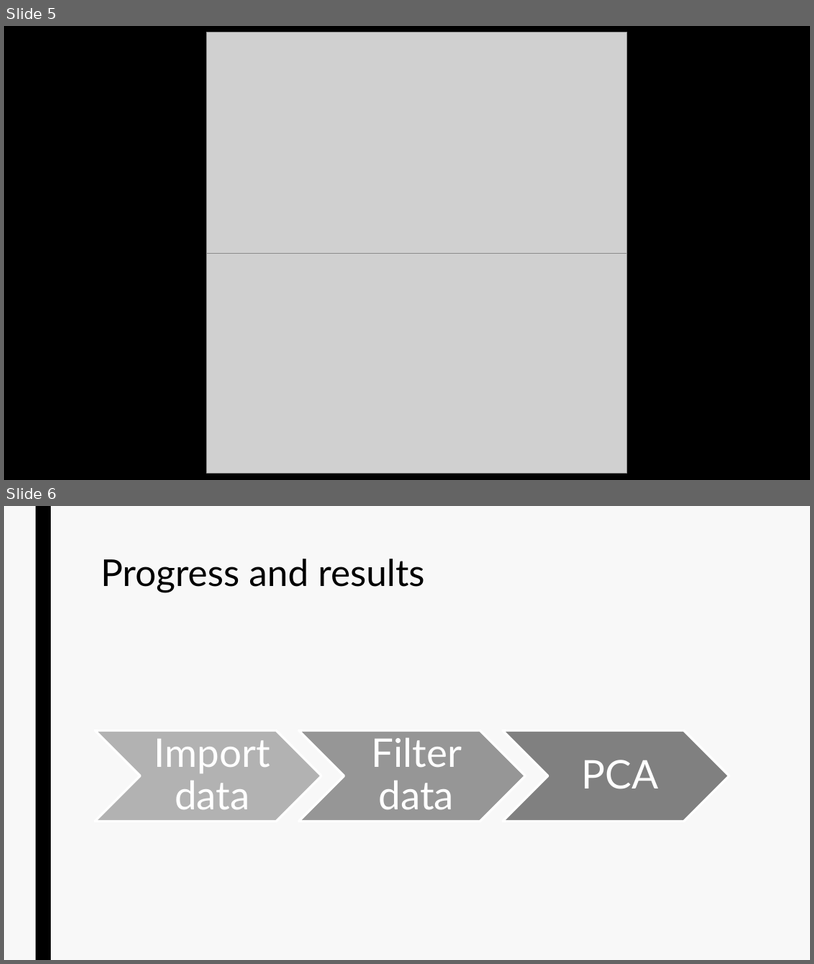
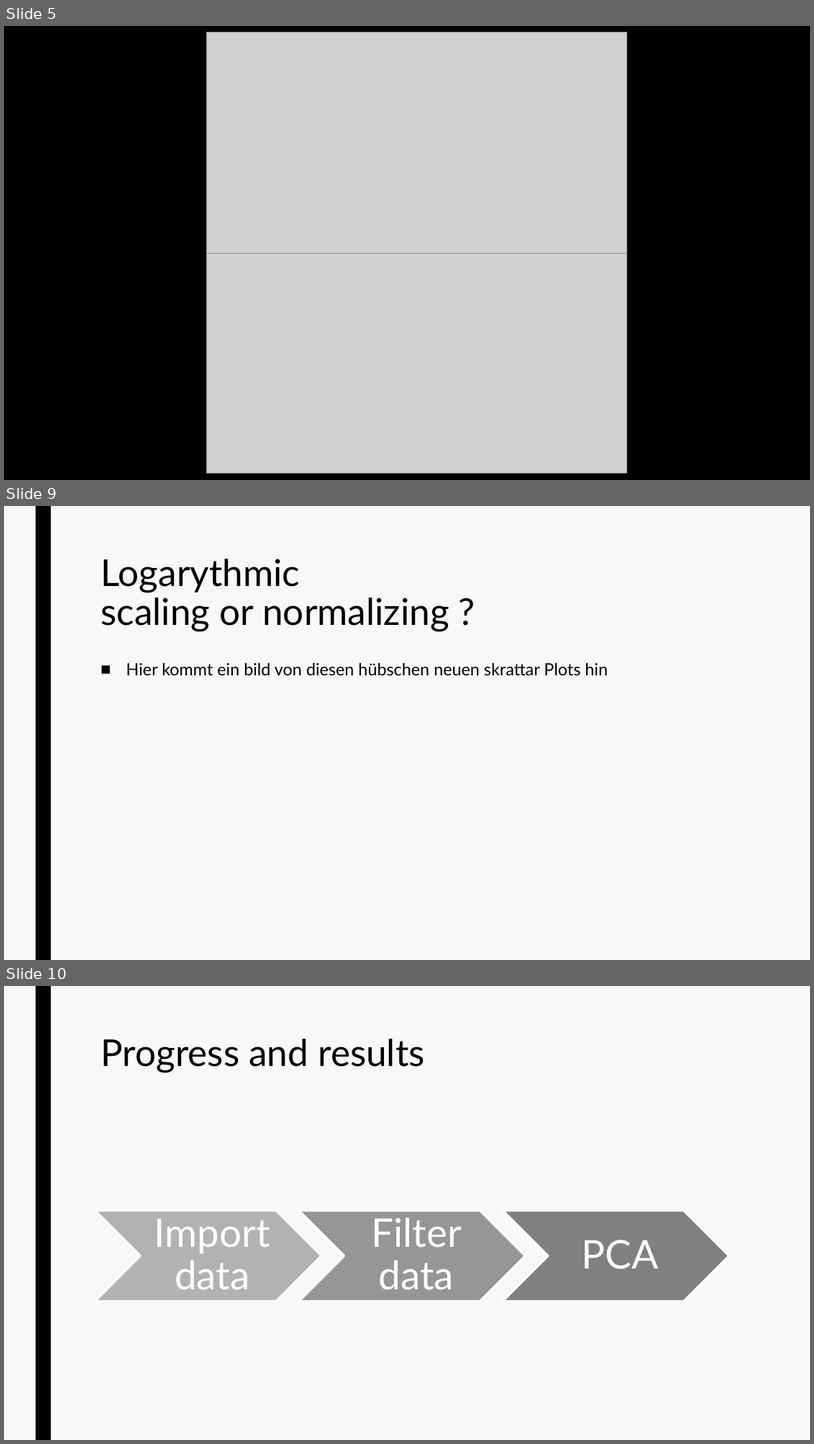
Before and after one commit to datascience-mobi/group-02-project-4-2, a slide deck: Project Proposal.pptx. Shown one above the other, each under a label of ours: slides 5 and 6 before the commit, slides 5, 9 and 10 after it; the slides between them are not shown. The pictures are 814x964 and 814x1444 pixels, drawn with LibreOffice and Linux fonts; fonts in the diff are those of the drawing; grey boxes stand for pictures. Boxes give left, top, right and bottom in pixels: in the first picture for what was removed or moved away, otherwise in the second. Text is boxed around its words. In the diff, an @@ line names an element or a change of style, - is before the commit and + after.

```diff
--- a/Project Proposal.pptx
+++ b/Project Proposal.pptx
@@ slide 9 added at [4, 506, 810, 960], background #F8F8F8; not listed: 1 template element that a slide beside it also shows @@
@@ title added at [100, 559, 449, 632], 44 pt, text #000000 @@
+Logarythmic
+scaling or normalizing ?
@@ text added at [126, 662, 608, 676], 20 pt, text #000000 @@
+■ Hier kommt ein bild von diesen hübschen neuen skrattar Plots hin
@@ what was slide 6 is now slide 10 @@
```
Also in this commit, not shown: 3 other slides added.
